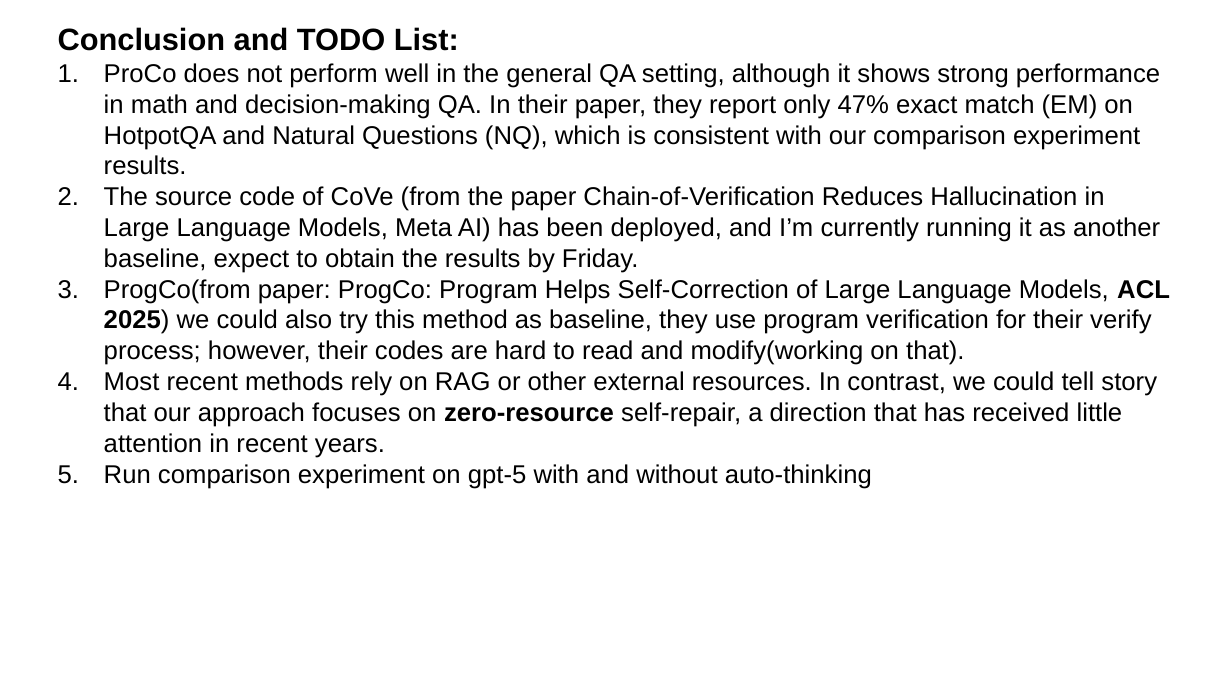
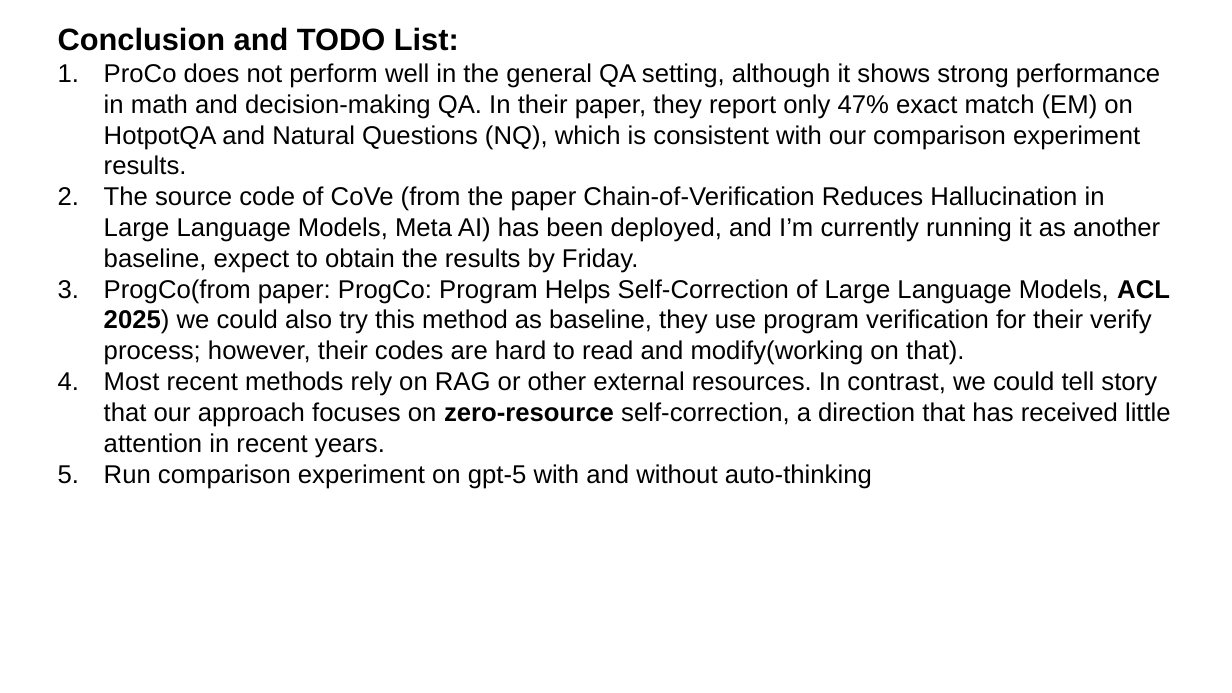
Before and after one commit to zbybr/LLMHalluMiti, a slide deck: slide 4 of slides/20251028.pptx. Drawn at 1232x693 pixels with LibreOffice and Linux fonts; fonts in the diff are those of the drawing. Boxes give left, top, right and bottom in pixels: in the first picture for what was removed or moved away, otherwise in the second. Text is boxed around its words. In the diff, an @@ line names an element or a change of style, - is before the commit and + after.

```diff
--- a/slides/20251028.pptx
+++ b/slides/20251028.pptx
@@ text at [104,371,1171,458]: text changed @@
-4. Most recent methods rely on RAG or other external resources. In contrast, we could tell story that our approach focuses on zero-resource self-repair, a direction that has received little attention in recent years.
+4. Most recent methods rely on RAG or other external resources. In contrast, we could tell story that our approach focuses on zero-resource self-correction, a direction that has received little attention in recent years.
```
Also in this commit, not shown: 1 other slide changed, 13 other files.
